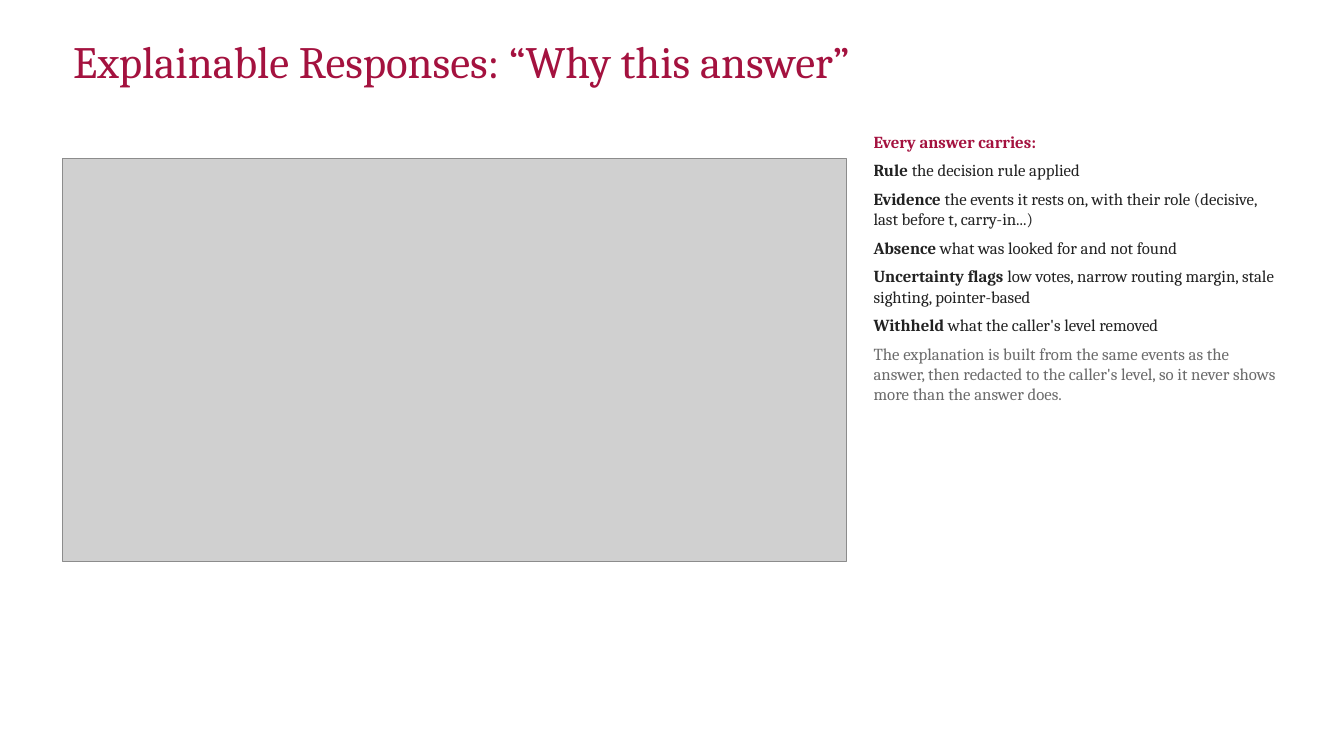
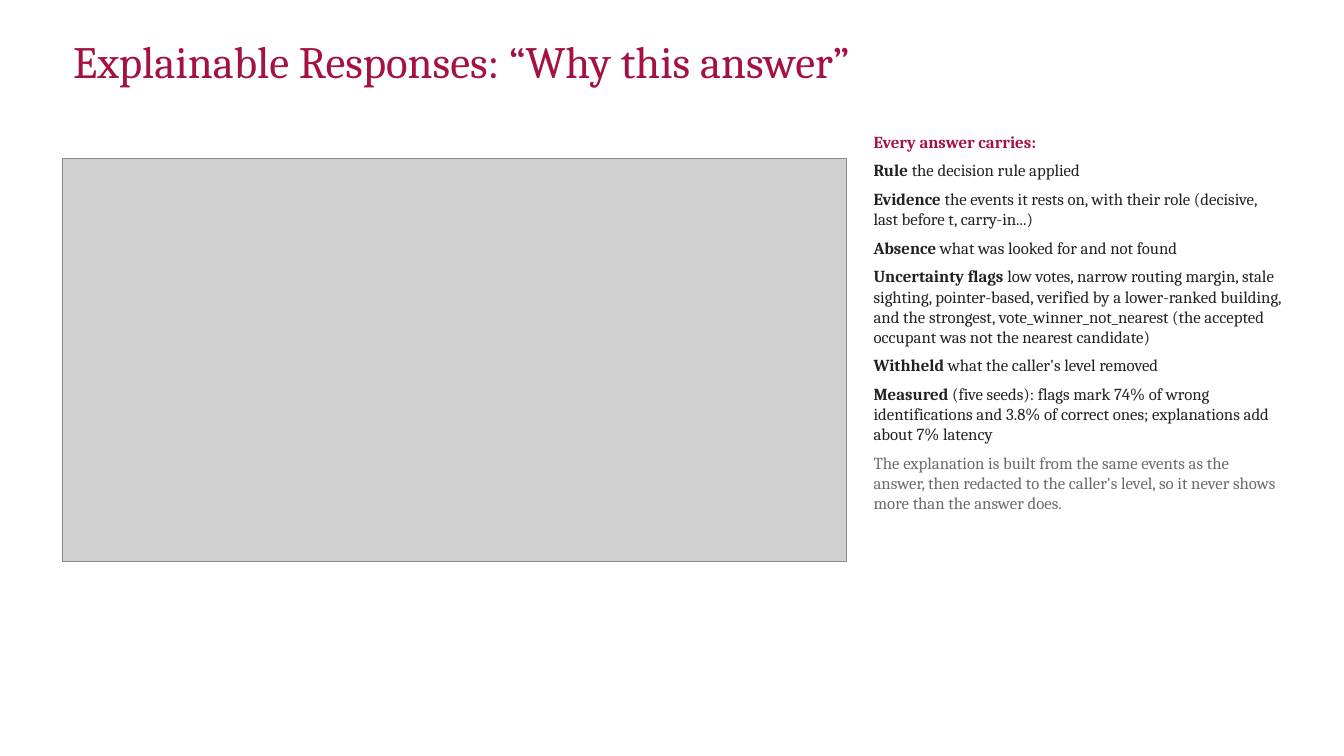
Before and after one commit to yadhu-vipin/Occupant_Tracking_v2, a slide deck: slide 13 of final_review/S7_Final_Review_Group_C3.pptx. Drawn at 1344x756 pixels with LibreOffice and Linux fonts; fonts in the diff are those of the drawing; grey boxes stand for pictures; background and template pictures are left out. Boxes give left, top, right and bottom in pixels: in the first picture for what was removed or moved away, otherwise in the second. Text is boxed around its words. In the diff, an @@ line names an element or a change of style, - is before the commit and + after.

Commit message:
docs: one overhead definition (pooled, with per-seed spread); deck outline follows the slides, SDG 16, measured Bloom rate, all six flags and explanation quality

```diff
--- a/final_review/S7_Final_Review_Group_C3.pptx
+++ b/final_review/S7_Final_Review_Group_C3.pptx
@@ text at bbox=[874, 270, 1282, 347]: text changed @@
-Uncertainty flags low votes, narrow routing margin, stale sighting, pointer-based
+Uncertainty flags low votes, narrow routing margin, stale sighting, pointer-based, verified by a lower-ranked building, and the strongest, vote_winner_not_nearest (the accepted occupant was not the nearest candidate)
@@ text at bbox=[874, 388, 1269, 444]: paragraph added @@
+Measured (five seeds): flags mark 74% of wrong identifications and 3.8% of correct ones; explanations add about 7% latency
```
Also in this commit, not shown: 3 other slides changed, 4 other files.
